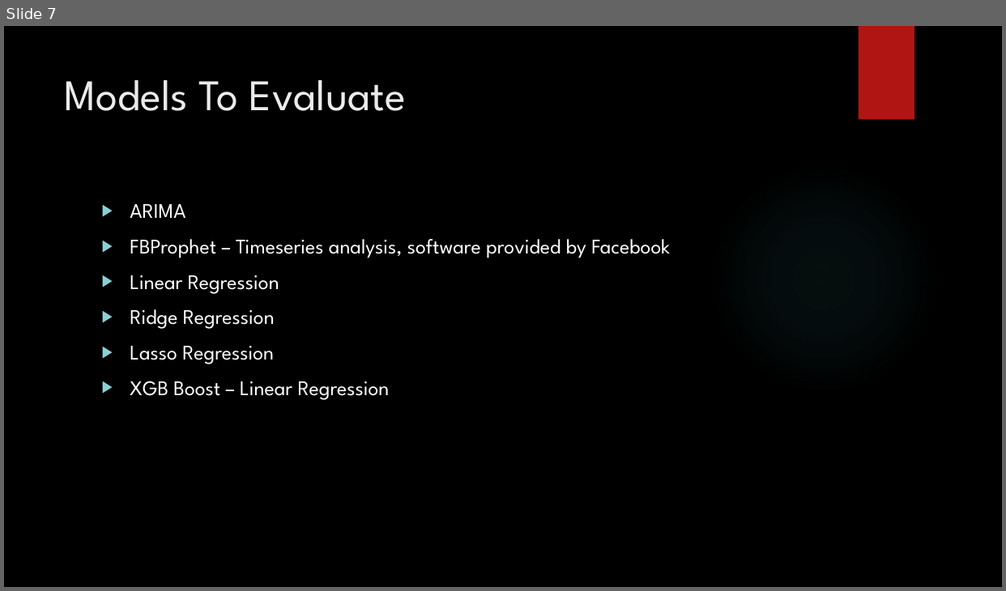
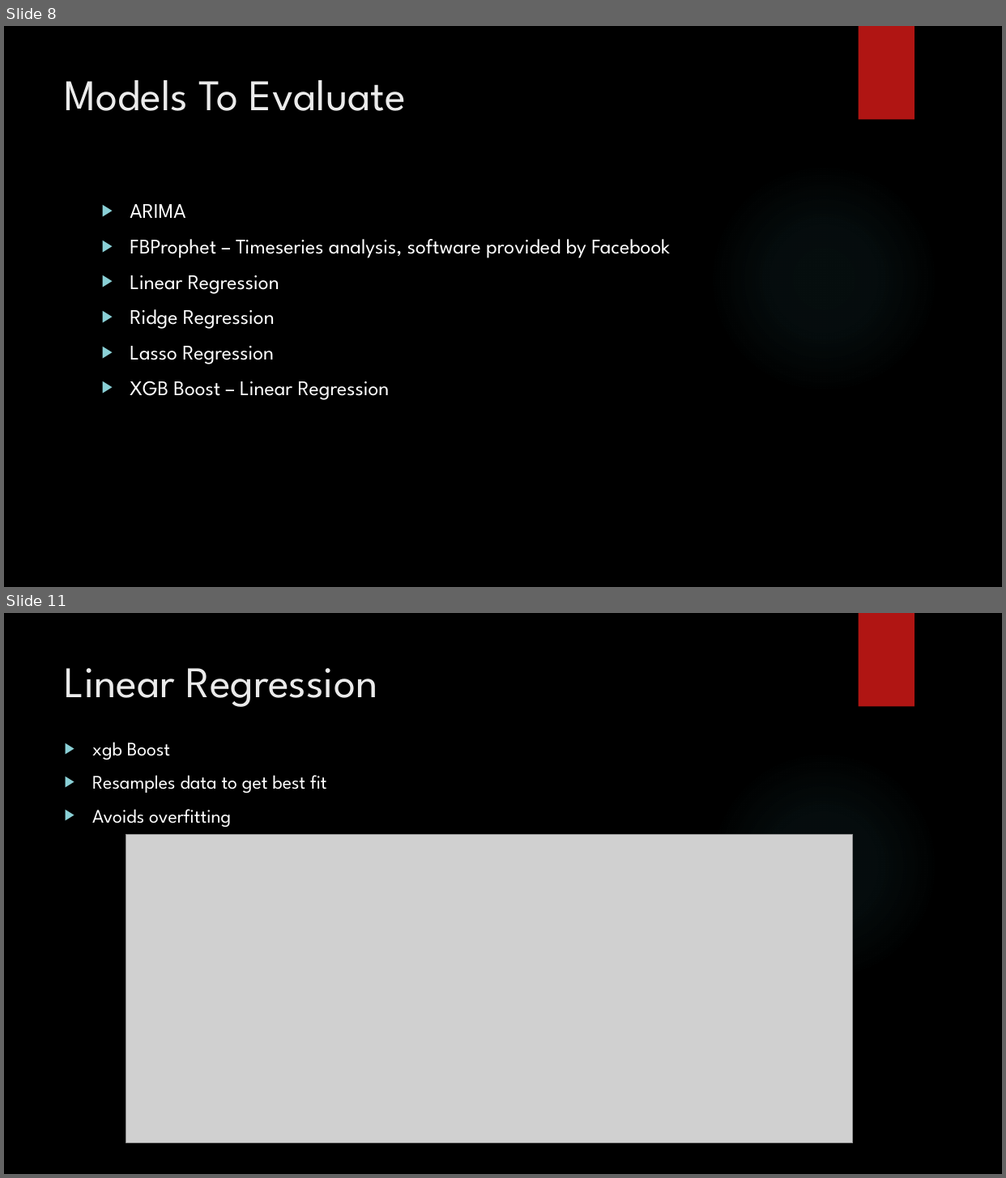
Before and after one commit to DSNeville/Practicum, a slide deck: Predicting Ethereum.pptx. Shown one above the other, each under a label of ours: slide 7 before the commit, slides 8 and 11 after it; the slides between them are not shown. The pictures are 1006x591 and 1006x1178 pixels, drawn with LibreOffice and Linux fonts; fonts in the diff are those of the drawing; grey boxes stand for pictures; background and template pictures are left out. Boxes give left, top, right and bottom in pixels: in the first picture for what was removed or moved away, otherwise in the second. Text is boxed around its words. In the diff, an @@ line names an element or a change of style, - is before the commit and + after.

```diff
--- a/Predicting Ethereum.pptx
+++ b/Predicting Ethereum.pptx
@@ slide 11 added at bbox=[4, 613, 1002, 1174], background picture (left out); not listed: 2 template elements that a slide beside it also shows @@
@@ title added at bbox=[65, 668, 377, 707], 42 pt, text #EBEBEB @@
+Linear Regression
@@ text added at bbox=[92, 742, 327, 828], 18.5 pt, text #FFFFFF @@
+▶ xgb Boost
+▶ Resamples data to get best fit
+▶ Avoids overfitting
@@ picture added at bbox=[126, 835, 853, 1143] @@
@@ what was slide 7 is now slide 8 @@
```
Also in this commit, not shown: 4 slides changed, 9 other slides added, 3 slides removed, 4 other files.
